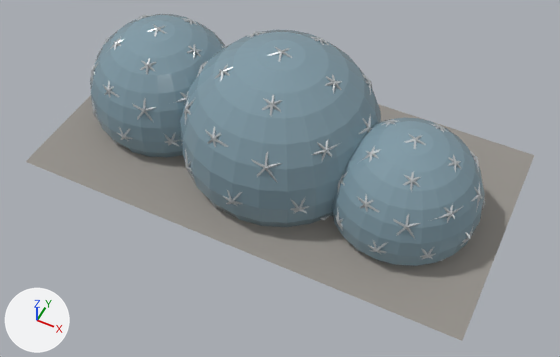
A saved change to the glTF model assets/buildings/seattle/amazon_spheres.glb.
Both versions are drawn from a camera (50 mm lens) standing at (48.4, -97.3, 115.6) and looking at (4.2, -8.9, 5.1). The axes (+X, +Y, +Z) are drawn at lower left. The lights are the same throughout. The first picture is the older version. Vertices at exactly the same position are counted once.

The first picture shows 'amazon_spheres'.
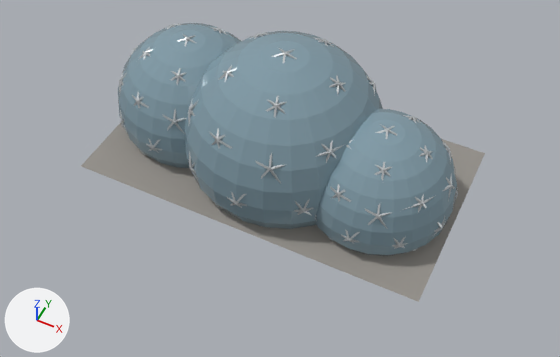
The change, as JSON lines over the scene's bpy script:
```json
{"block": "me_amazon_spheres", "where": "# used by ob_amazon_spheres; location = (0.0, 0.0, 14.0); scale = (46.0, 46.0, 46.0)"}
{"op": "remove", "block": "me_amazon_spheres", "code": "me_amazon_spheres.from_pydata(...)  # 2800 vertices, 3446 faces; spans x -1.0..1.0, y -0.52..0.52, z -0.3..0.3"}
{"op": "add", "block": "me_amazon_spheres", "code": "me_amazon_spheres.from_pydata(...)  # 2800 vertices, 3446 faces; spans x -1.0..1.0, y -0.55..0.55, z -0.38..0.38"}
{"block": "me_amazon_spheres", "change": "me_amazon_spheres part 1: the loose piece of 217 vertices spanning x -0.43..0.43, y -0.43..0.43, z -0.3..0.3 is scaled about its middle by 1.25, then moved by (0.02, 0.0, 0.0)"}
{"block": "me_amazon_spheres", "change": "me_amazon_spheres part 2: the loose piece of 8 vertices spanning x 0.12..0.26, y -0.37..-0.35, z -0.14..0.06 is scaled about its middle by 1.25, then moved by (0.07, -0.09, -0.01)"}
{"block": "me_amazon_spheres", "change": "me_amazon_spheres part 3: the loose piece of 8 vertices spanning x -0.32..-0.25, y -0.36..-0.22, z -0.14..0.06 is scaled about its middle by 1.25, then moved by (-0.05, -0.07, -0.01)"}
{"block": "me_amazon_spheres", "change": "me_amazon_spheres part 4: the loose piece of 8 vertices spanning x 0.12..0.3, y -0.37..-0.21, z 0.05..0.1 is scaled about its middle by 1.25, then moved by (0.07, -0.07, 0.02)"}
{"block": "me_amazon_spheres", "change": "me_amazon_spheres part 5: the loose piece of 8 vertices spanning x -0.32..-0.11, y -0.36..-0.22, z 0.05..0.1 is scaled about its middle by 1.25, then moved by (-0.03, -0.07, 0.02)"}
{"block": "me_amazon_spheres", "change": "me_amazon_spheres part 6: the loose piece of 8 vertices spanning x 0.3..0.39, y 0.0..0.22, z 0.06..0.1 is scaled about its middle by 1.25, then moved by (0.11, 0.03, 0.02)"}
{"block": "me_amazon_spheres", "change": "me_amazon_spheres part 7: the loose piece of 8 vertices spanning x 0.07..0.12, y -0.37..-0.21, z 0.06..0.24 is scaled about its middle by 1.25, then moved by (0.05, -0.07, 0.04)"}
{"block": "me_amazon_spheres", "change": "me_amazon_spheres part 8: the loose piece of 8 vertices spanning x 0.0..0.23, y 0.0, z 0.23..0.3 is scaled about its middle by (1.25, 1.26, 1.25), then moved by (0.05, 0.0, 0.07)"}
{"block": "me_amazon_spheres", "change": "me_amazon_spheres part 9: the loose piece of 8 vertices spanning x -0.32..-0.18, y -0.23..-0.13, z 0.06..0.24 is scaled about its middle by 1.25, then moved by (-0.04, -0.05, 0.04)"}
{"block": "me_amazon_spheres", "change": "me_amazon_spheres part 10: 2370 of 2800 vertices moved; they spanned x -1.0..1.0, y -0.52..0.52, z -0.3..0.3 and now span x -1.0..1.0, y -0.55..0.55, z -0.38..0.38; mean shift (0.02, 0.0, -0.02); largest move (0.32, -0.23, -0.3) -> (0.42, -0.29, -0.38)"}
{"block": "me_amazon_spheres", "change": "other edits to the shape of me_amazon_spheres do not show in these pictures"}
{"op": "set", "path": "ob_amazon_spheres.scale", "old": "(46.0, 46.0, 46.0)", "new": "(36.8, 36.8, 36.8)"}
```

Boxes [x1, y1, x2, y2] around the edits, measured in the pictures (560 x 357 px; the box of a moved part takes in the faces that stretch with it):
```json
{"object": "amazon_spheres", "change": "reshaped, rescaled", "before": [26, 14, 534, 341], "after": [81, 23, 485, 302], "on screen": "20% narrower, 15% shorter"}
{"part": 1, "of": "me_amazon_spheres", "change": "moved or reshaped", "before": [180, 30, 381, 227], "after": [185, 31, 383, 229]}
{"part": 2, "of": "me_amazon_spheres", "change": "moved or reshaped", "before": [266, 168, 300, 210], "after": [269, 169, 304, 212]}
{"part": 3, "of": "me_amazon_spheres", "change": "moved or reshaped", "before": [185, 110, 188, 166], "after": [188, 110, 192, 168]}
{"part": 4, "of": "me_amazon_spheres", "change": "moved or reshaped", "before": [266, 150, 326, 168], "after": [270, 151, 331, 170]}
{"part": 5, "of": "me_amazon_spheres", "change": "moved or reshaped", "before": [185, 108, 213, 138], "after": [189, 110, 216, 140]}
{"part": 6, "of": "me_amazon_spheres", "change": "moved or reshaped", "before": [368, 82, 371, 126], "after": [373, 83, 375, 96]}
{"part": 7, "of": "me_amazon_spheres", "change": "moved or reshaped", "before": [265, 104, 273, 168], "after": [269, 106, 277, 169]}
{"part": 8, "of": "me_amazon_spheres", "change": "moved or reshaped", "before": [282, 51, 335, 82], "after": [285, 52, 339, 83]}
{"part": 9, "of": "me_amazon_spheres", "change": "moved or reshaped", "before": [186, 70, 223, 109], "after": [189, 72, 226, 110]}
{"part": 10, "of": "me_amazon_spheres", "change": "moved or reshaped", "before": [26, 14, 534, 341], "after": [81, 23, 485, 302]}
```
